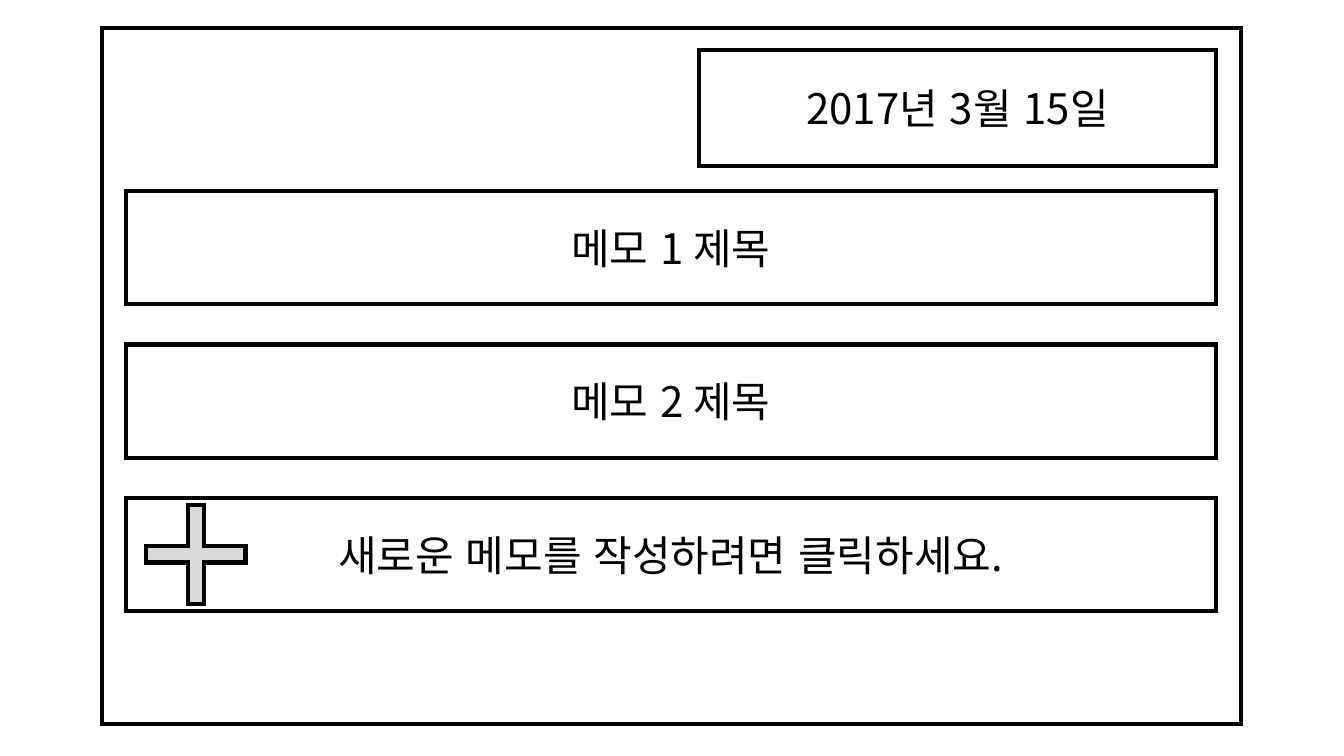
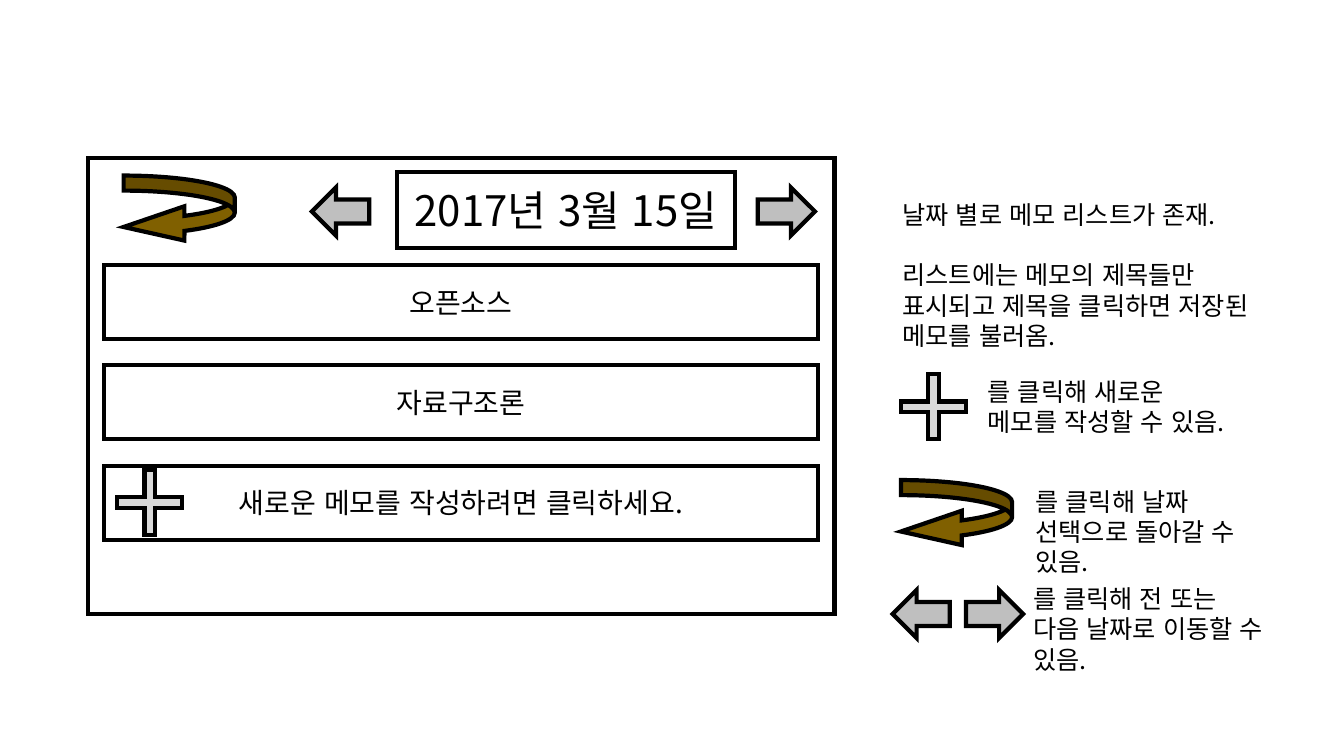
Before and after one commit to gusalsdmlwlq/JeonHyunMin, a slide deck: slide 4 of project#1/기획서.pptx (slide 3 before the commit). Drawn at 1344x756 pixels with LibreOffice and Linux fonts; fonts in the diff are those of the drawing. Boxes give left, top, right and bottom in pixels: in the first picture for what was removed or moved away, otherwise in the second. Text is boxed around its words. In the diff, an @@ line names an element or a change of style, - is before the commit and + after.

```diff
--- a/project#1/기획서.pptx
+++ b/project#1/기획서.pptx
@@ rectangle: place and size @@
-rectangle at (102,28,1241,725)
+rectangle at (89,158,835,614)
@@ curved left arrow added at (124,175,235,244), fill #806000, outline #000000 3 pt @@
@@ rectangle "2017년 3월 15일": place and size @@
-rectangle "2017년 3월 15일" at (700,49,1216,165)
+rectangle "2017년 3월 15일" at (396,171,735,248)
@@ rectangle removed at (126,192,1216,304) @@
-메모 1 제목
@@ right arrow added at (312,188,369,236), fill #BFBFBF, outline #000000 3 pt @@
@@ right arrow added at (758,188,816,236), fill #BFBFBF, outline #000000 3 pt @@
@@ text added at (903,203,1249,347), 18 pt, text #000000 @@
+날짜 별로 메모 리스트가 존재.
+리스트에는 메모의 제목들만 표시되고 제목을 클릭하면 저장된 메모를 불러옴.
@@ rectangle added at (104,265,818,340), fill #FFFFFF, outline #000000 3 pt, 20 pt, text #000000 @@
+오픈소스
@@ rectangle "자료구조론": place and size @@
-rectangle "자료구조론" at (126,345,1216,458)
+rectangle "자료구조론" at (104,365,818,440)
@@ text in rectangle at (397,389,526,416): text changed; size 30 to 20 pt @@
-메모 2 제목
+자료구조론
@@ plus added at (901,374,966,439), fill #D9D9D9, outline #000000 3 pt @@
@@ text added at (988,380,1224,433), 18 pt, text #000000 @@
+를 클릭해 새로운 메모를 작성할 수 있음.
@@ rectangle "새로운 메모를 작성하려면 클릭하세요.": place and size @@
-rectangle "새로운 메모를 작성하려면 클릭하세요." at (126,498,1216,611)
+rectangle "새로운 메모를 작성하려면 클릭하세요." at (104,466,818,540)
@@ rectangle "새로운 메모를 작성하려면 클릭하세요." at (104,466,818,540): size 30 to 20 pt @@
@@ plus: place and size @@
-plus at (146,505,245,604)
+plus at (118,471,182,535)
@@ curved left arrow added at (901,480,1012,548), fill #806000, outline #000000 3 pt @@
@@ text added at (1036,490,1235,573), 18 pt, text #000000 @@
+를 클릭해 날짜 선택으로 돌아갈 수 있음.
@@ right arrow added at (893,590,951,638), fill #BFBFBF, outline #000000 3 pt @@
@@ right arrow added at (966,590,1023,638), fill #BFBFBF, outline #000000 3 pt @@
@@ text added at (1033,587,1263,671), 18 pt, text #000000 @@
+를 클릭해 전 또는 다음 날짜로 이동할 수 있음.
```
Also in this commit, not shown: 2 other slides changed, 5 slides added.
